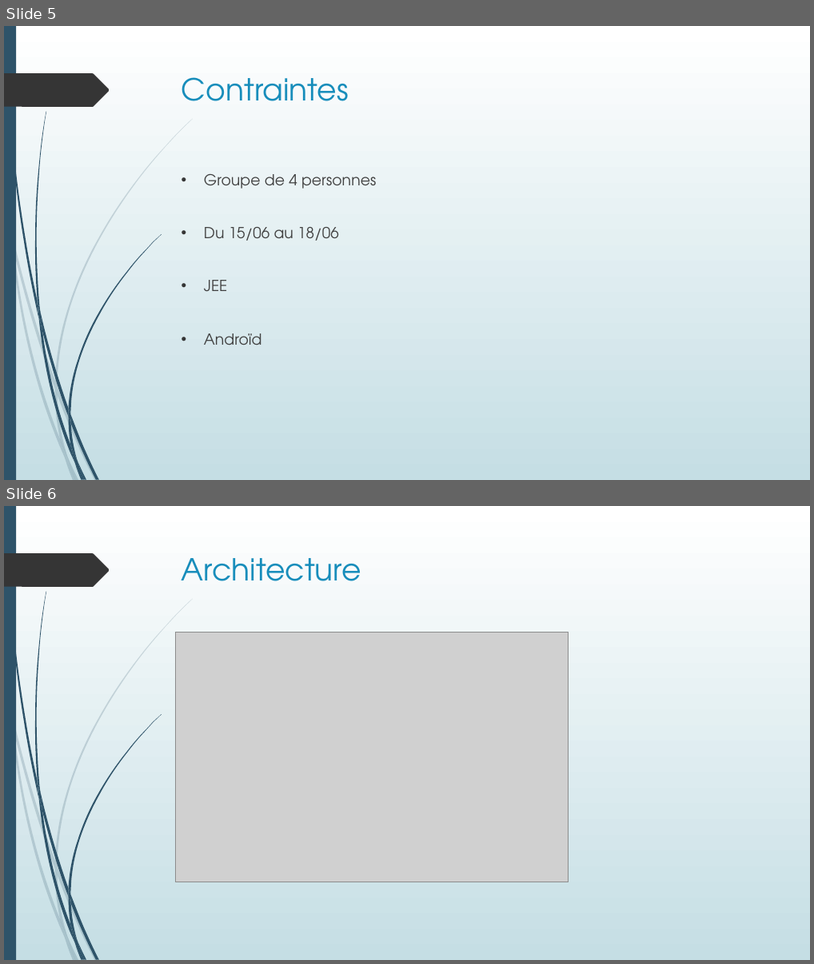
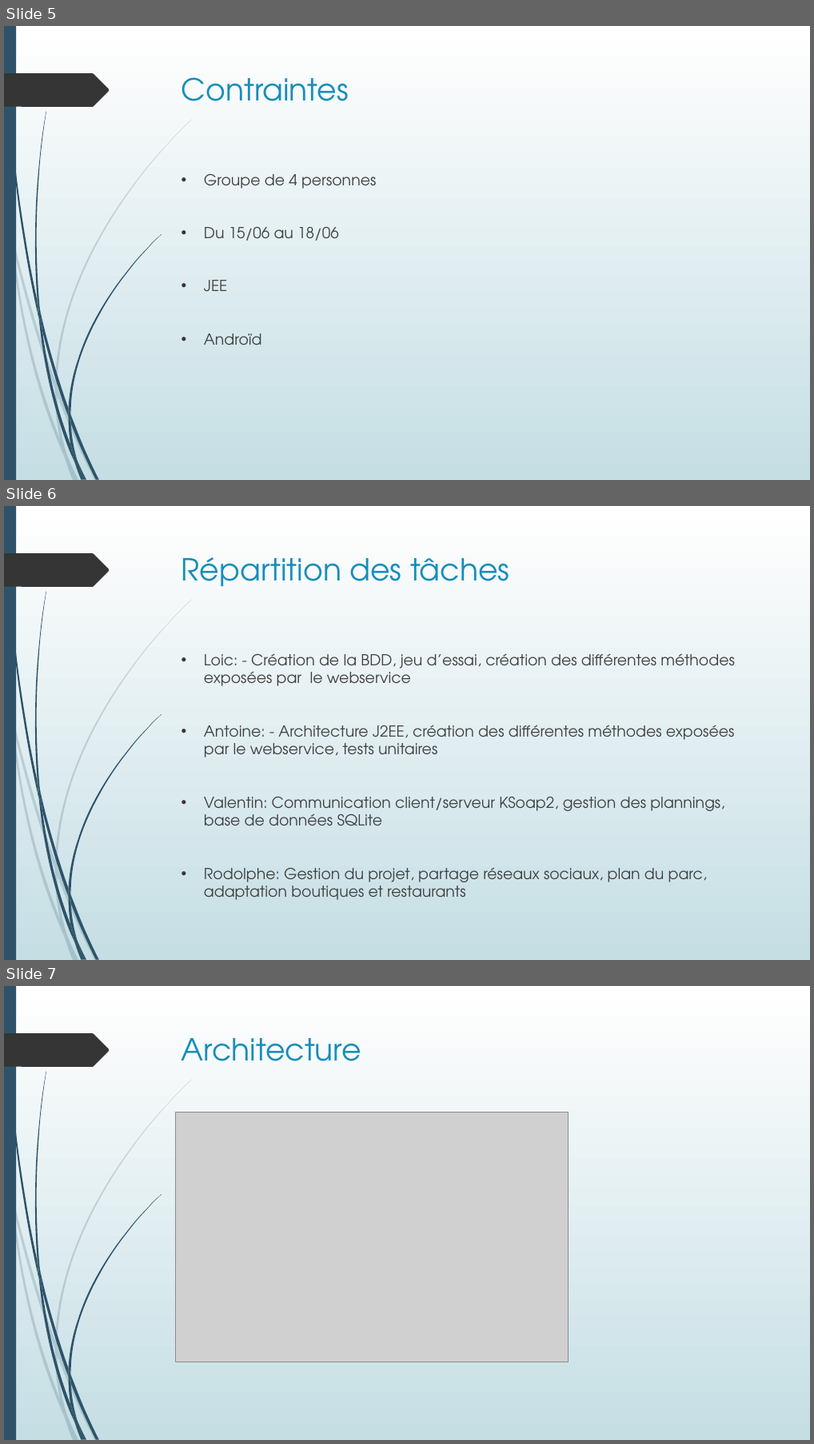
Before and after one commit to Ancalimeras/PuyDuFou, a slide deck: PPT JEE ANDROID.pptx. Shown one above the other, each under a label of ours: slides 5 and 6 before the commit, slides 5, 6 and 7 after it. The pictures are 814x964 and 814x1444 pixels, drawn with LibreOffice and Linux fonts; fonts in the diff are those of the drawing; grey boxes stand for pictures. Boxes give left, top, right and bottom in pixels: in the first picture for what was removed or moved away, otherwise in the second. Text is boxed around its words. In the diff, an @@ line names an element or a change of style, - is before the commit and + after.

```diff
--- a/PPT JEE ANDROID.pptx
+++ b/PPT JEE ANDROID.pptx
@@ slide 6 added at <box>4,506,810,960</box>, background gradient #FFFFFF to #C5DEE5; not listed: 24 template elements that a slide beside it also shows @@
@@ title added at <box>182,557,510,587</box>, 36 pt, text #178DBB @@
+Répartition des tâches
@@ text added at <box>204,653,734,900</box>, 18 pt, text #404040 @@
+• Loic: - Création de la BDD, jeu d’essai, création des différentes méthodes exposées par le webservice
+• Antoine: - Architecture J2EE, création des différentes méthodes exposées par le webservice, tests unitaires
+• Valentin: Communication client/serveur KSoap2, gestion des plannings, base de données SQLite
+• Rodolphe: Gestion du projet, partage réseaux sociaux, plan du parc, adaptation boutiques et restaurants
@@ what was slide 6 is now slide 7 @@
```
Also in this commit, not shown: 5 slides changed, 2 other slides added, 1 slide removed.
